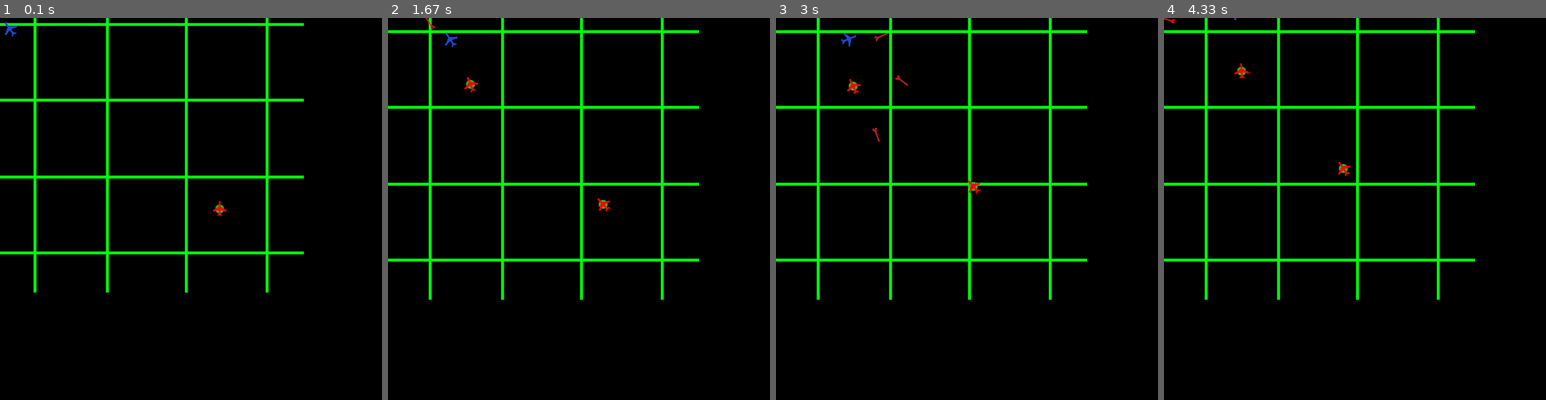
Above: before the commit, frames 1-4 (left to right).
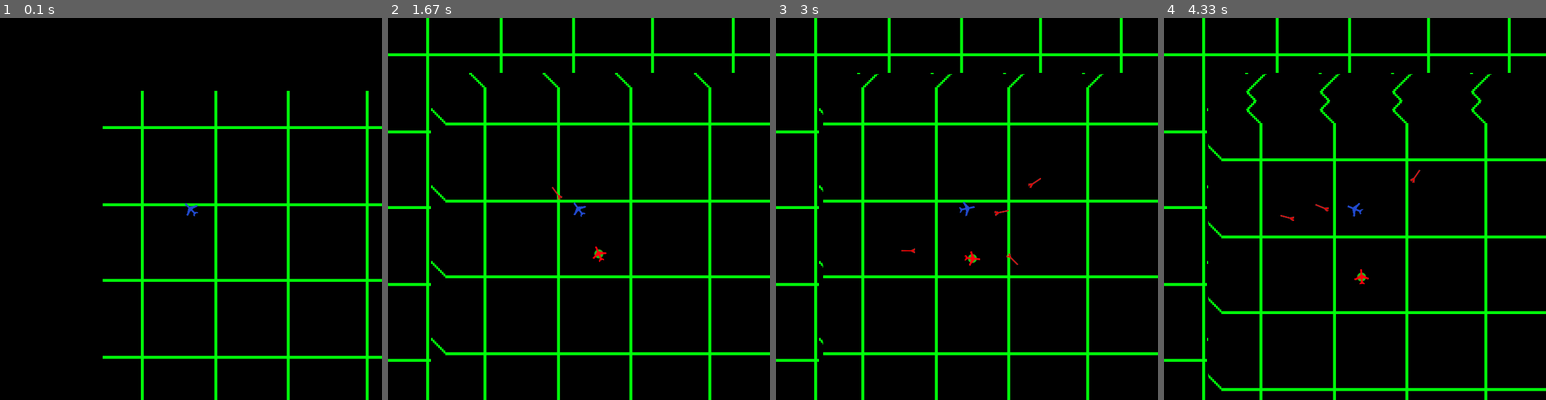
Above: after the commit, the same moments.

Repository: Mi-LeV/AWACS
Game: pygame game, started from main.py
Same seed, same stepped clock (60 frames per second), same inputs: the game is played once before the commit and once after it.
Inputs (mouse positions are in pixels of both pictures, inside the frame that each line leads up to):
- Up to frame 1 (0.1 s): no input
- Up to frame 2 (1.67 s): tap K at 0.33 s; tap N at 0.67 s; tap Space at 1 s; click (479, 67) at 1.43 s
- Up to frame 3 (3 s): click (947, 308) at 1.77 s; click (1112, 354) at 2.1 s; click (1043, 178) at 2.43 s; click (1085, 201) at 2.77 s
- Up to frame 4 (4.33 s): click (1236, 159) at 3.1 s; click (1439, 113) at 3.43 s; click (1244, 186) at 3.77 s; click (1270, 178) at 4.1 s

The runs differ from the first frame. In frame 1, 10% of the frame differs, in the area x 0-100%, y 0-100%; in frame 2, 13%; in frame 3, 13%; in frame 4, 13%.

Commit message:
implémentation partielle scrolling

Diff:
--- a/classes.py
+++ b/classes.py
@@ -54,7 +54,6 @@
 class Plane(pygame.sprite.Sprite):
     def __init__(self,x,y):
         pygame.sprite.Sprite.__init__(self) #call Sprite initializer
-        print("Plane created")
         self.MAXSPEED = 3
         self.timeAlive = 0
         self.xVector=0
@@ -156,8 +155,8 @@
 
 
     def clic(self,position):
-        self.xDest = position[0]
-        self.yDest = position[1]
+        self.xDest = (position[0] - 320)*10
+        self.yDest = (position[1] - 320)*10
 
 class IaPlane(Plane):
     def __init__(self,x,y,friend,active = True):
@@ -247,7 +246,6 @@
 class Missile():
     def __init__(self,creator):
 
-        print("Missile created")
         self.creator = creator
         angle = self.creator.angle
         xVector = self.creator.xVector
@@ -311,14 +309,19 @@
 
 class Camera():
     def __init__(self, width, height):
+        self.WIDTH = width
+        self.HEIGHT = height
         self.state = pygame.Rect(0, 0, width, height)
 
 
     def apply(self, target):
         return target[0]-self.state[0],target[1]-self.state[1]
 
+
+
     def update(self, target):
-        self.state = target.rect
+        self.state = pygame.Rect(target.x-320, target.y-320, target.x + self.WIDTH-320, target.y + self.HEIGHT-320)
+
 
 
 
--- a/main.py
+++ b/main.py
@@ -19,8 +19,8 @@
 
 ##debut des evenements
 Player = classes.PlayerPlane(150,200,'blue',True)
-Ennemy = classes.IaPlane(500,500,False)
-#Ennemy = classes.IaPlane(200,200,True)
+#Ennemy = classes.IaPlane(500,500,False)
+#Friend = classes.IaPlane(200,200,True)
 
 while affFenetre:
     clock = pygame.time.Clock()
@@ -41,7 +41,8 @@
         if event.type == KEYDOWN and event.key == K_n:#on crée un nouv player et on le met dans playerlist
             Ennemy = classes.IaPlane(250,270,False)
     try:
-        var.playerList[0].clic(Player.camera.apply(pygame.mouse.get_pos()))
+        var.playerList[0].clic(pygame.mouse.get_pos())
+        print(pygame.mouse.get_pos())
     except IndexError:pass
 
     for objet in var.refreshList:#boucle de mouvement
@@ -66,12 +67,22 @@
         objet.delete()
     sleep(0.05)#delai graphique
 
-    Player.camera.update(Player)
+    try:
+        var.playerList[0].camera.update(var.playerList[0])
+    except IndexError:pass
 
+    try:
     #Re-collage
-    fenetre.blit(fond.image,Player.camera.apply(fond.rect))
-    for objet in var.refreshList:
-        fenetre.blit(objet.image,Player.camera.apply(objet.rect))
+        fenetre.blit(fond.image,var.playerList[0].camera.apply(fond.rect))
+        for objet in var.refreshList:
+            fenetre.blit(objet.image,var.playerList[0].camera.apply(objet.rect))
+
+    except IndexError:
+
+        fenetre.blit(fond.image,fond.rect)
+        for objet in var.refreshList:
+            fenetre.blit(objet.image,objet.rect)
+
     #Rafraichissement
     pygame.display.flip()
 
